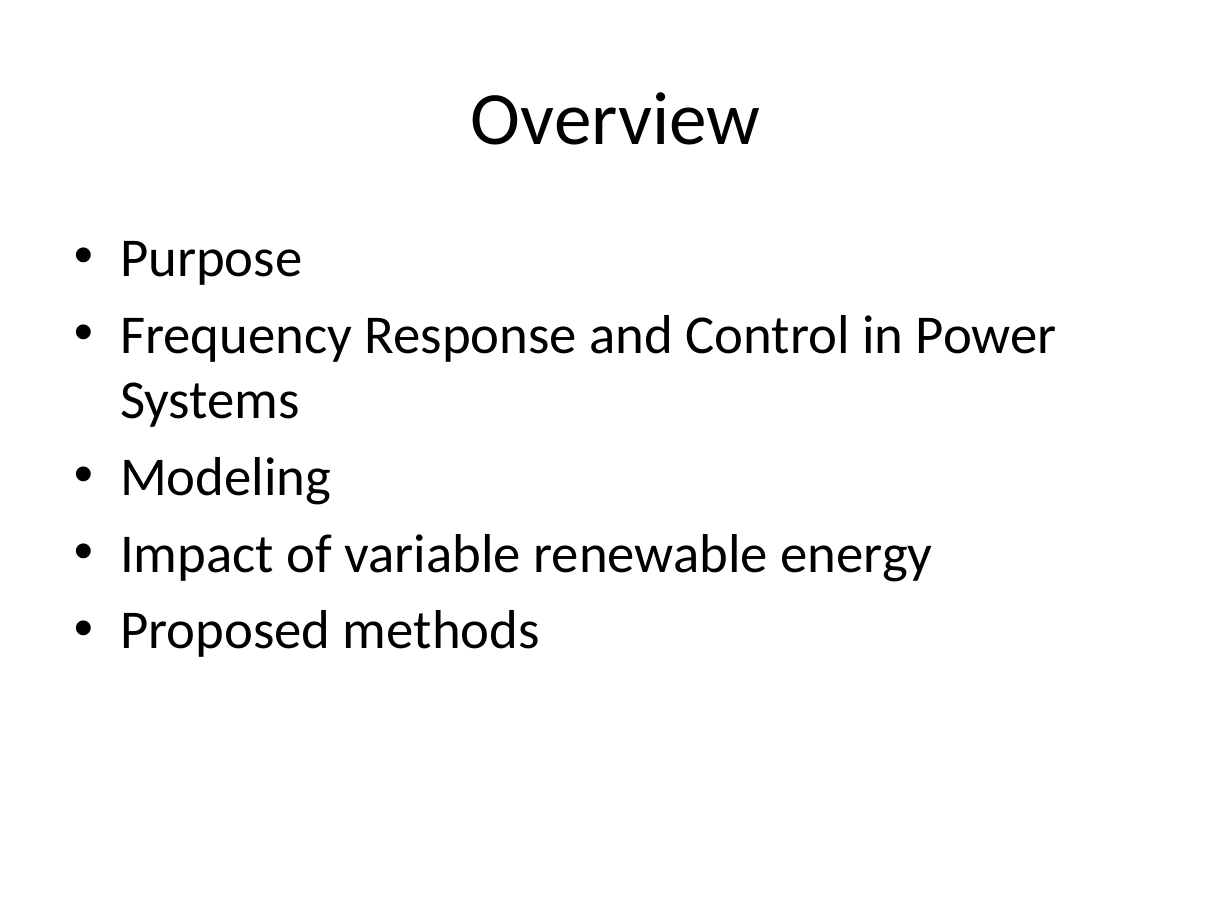
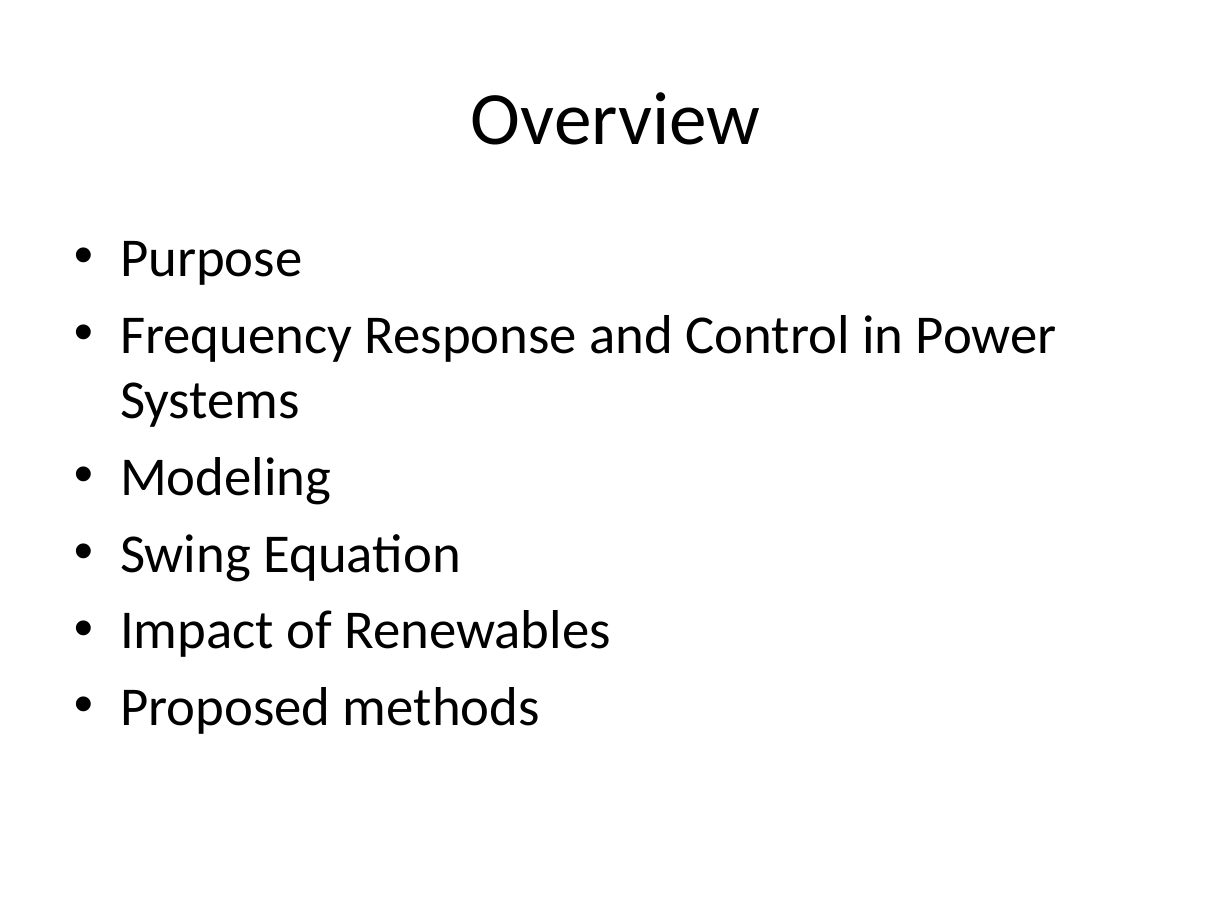
Before and after one commit to mswan96/SUPERB, a slide deck: slide 2 of Literature Review.pptx. Drawn at 1232x924 pixels with LibreOffice and Linux fonts; fonts in the diff are those of the drawing. Boxes give left, top, right and bottom in pixels: in the first picture for what was removed or moved away, otherwise in the second. Text is boxed around its words. In the diff, an @@ line names an element or a change of style, - is before the commit and + after.

```diff
--- a/Literature Review.pptx
+++ b/Literature Review.pptx
@@ text at [120, 534, 610, 657]: text changed @@
-• Impact of variable renewable energy
+• Swing Equation
+• Impact of Renewables
```
Also in this commit, not shown: 4 other slides changed, 2 slides added.
